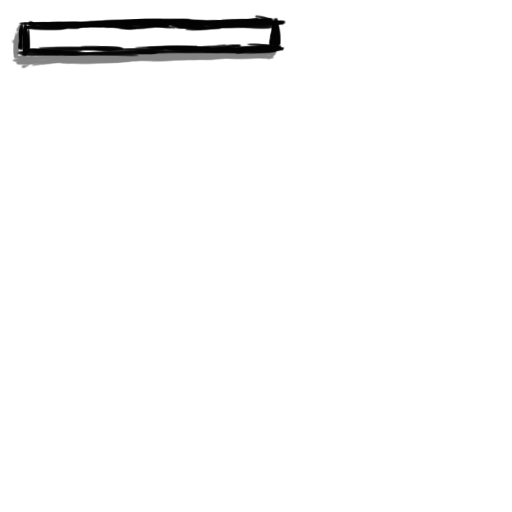
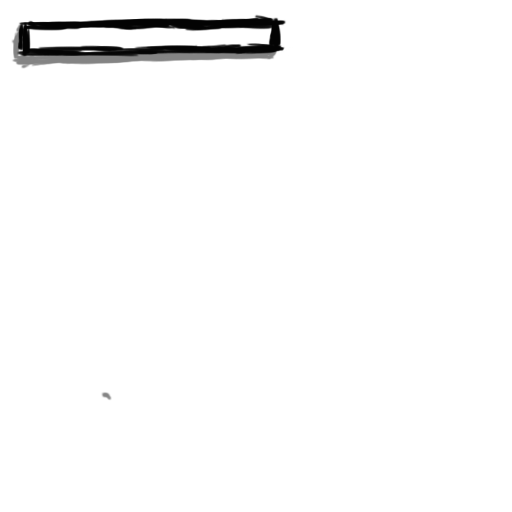
Layers edited between the first and the second 512px x 512px image:
painted on "Ebene 2" over [101,391,112,401]
